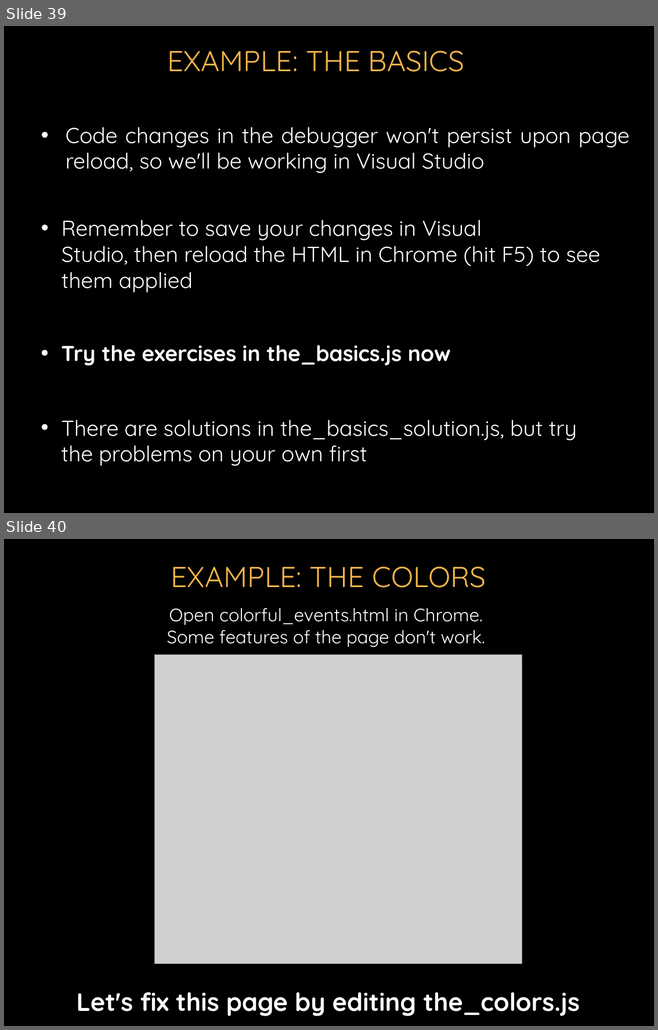
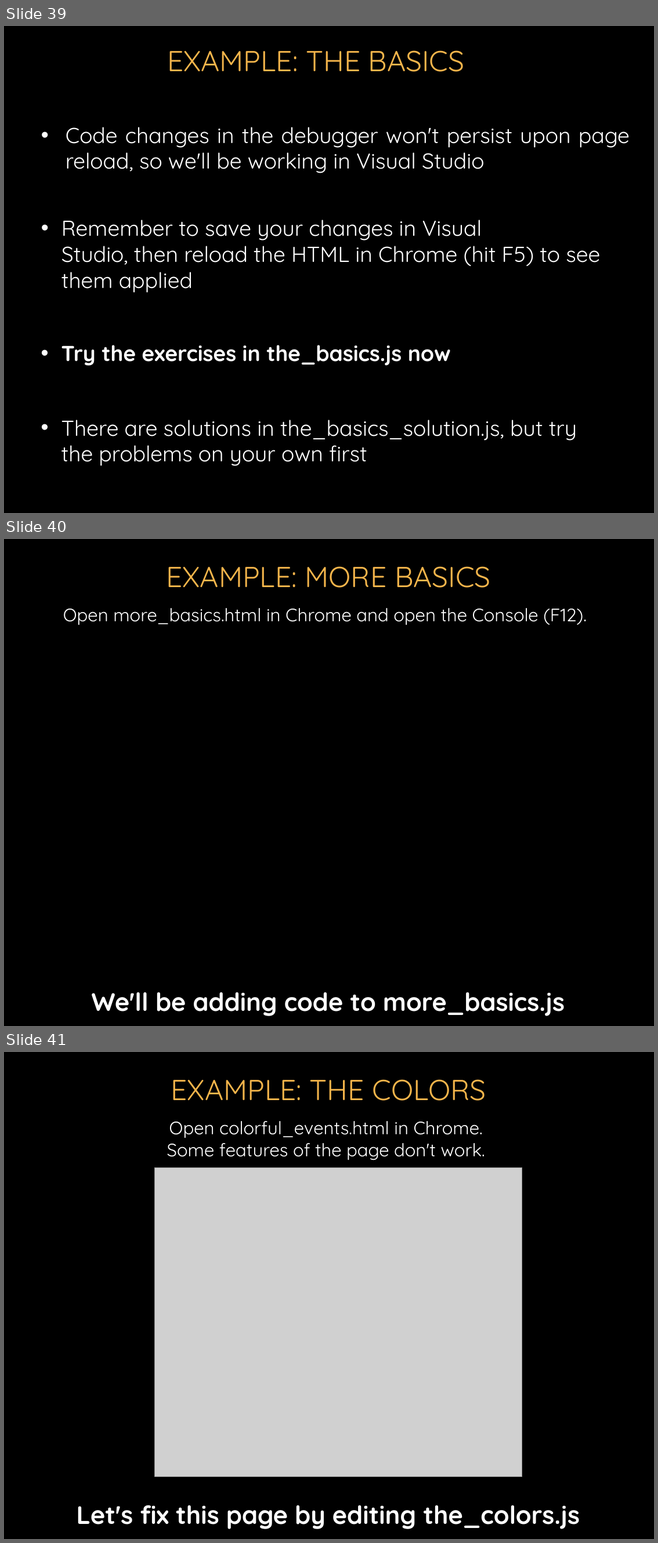
Before and after one commit to donfreiday/cpsc330-js, a slide deck: Javascript.pptx. Shown one above the other, each under a label of ours: slides 39 and 40 before the commit, slides 39, 40 and 41 after it. The pictures are 658x1030 and 658x1543 pixels, drawn with LibreOffice and Linux fonts; fonts in the diff are those of the drawing; grey boxes stand for pictures; background and template pictures are left out. Boxes give left, top, right and bottom in pixels: in the first picture for what was removed or moved away, otherwise in the second. Text is boxed around its words. In the diff, an @@ line names an element or a change of style, - is before the commit and + after.

```diff
--- a/Javascript.pptx
+++ b/Javascript.pptx
@@ slide 40 added at (4, 539, 654, 1026), background picture (left out) @@
@@ title added at (166, 566, 491, 588), 32 pt, text #F4B54B @@
+EXAMPLE: MORE BASICS
@@ text added at (63, 608, 586, 625), 20 pt, text #FFFFFF @@
+Open more_basics.html in Chrome and open the Console (F12).
@@ text added at (92, 992, 564, 1016), 28 pt, text #FFFFFF, bold @@
+We'll be adding code to more_basics.js
@@ what was slide 40 is now slide 41 @@
```
Also in this commit, not shown: 6 slides changed, 1 other slide added.
